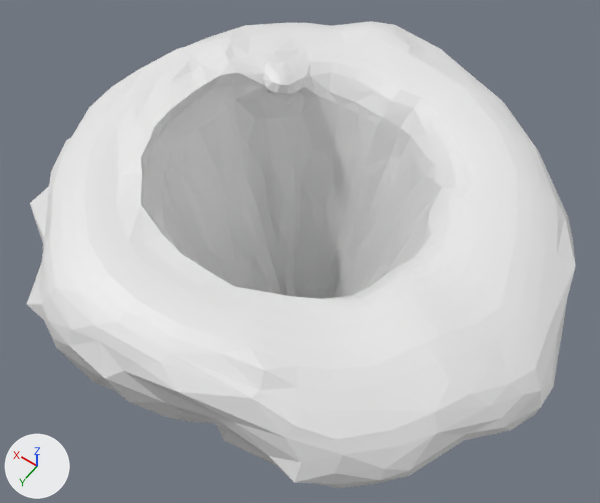
Renders of the FBX model Assets/Models/FBX/03/Spiral.fbx from each side of a commit.
The view is the same before and after, from a camera (50 mm lens) standing at (-48.2, 68.8, 151.6) and looking at (6.5, -7.8, 31.3). Lighting does not change. The marker at lower left points along +X, +Y and +Z. The first picture is the older version. Where no turn or scale is listed for an object, it has been applied to the vertices.

The scene before the commit, as lines of its bpy script (objects in view):
```python
me_cylinder_021 = bpy.data.meshes.new('Cylinder.021')
me_cylinder_021.from_pydata(...)  # 1385 vertices, 2770 faces; spans x -43.9..50.5, y -47.9..37.8, z 4.3..58.3
ob_spiral_dome = bpy.data.objects.new('Spiral Dome', me_cylinder_021)
ob_spiral_dome.location = (0.0, 0.0, 0.0)
```
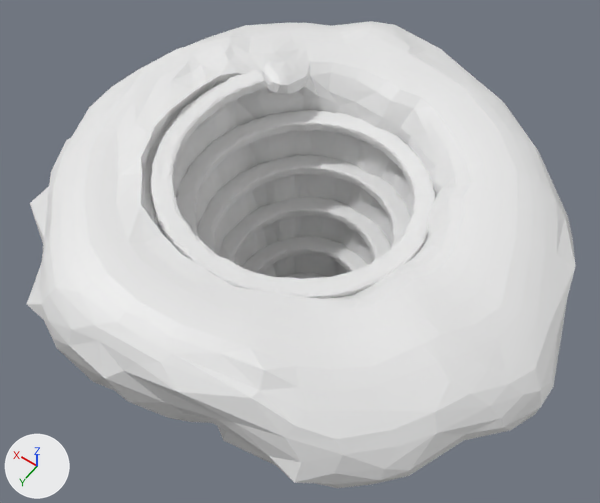
Edits to the scene script, one JSON object a line:
```json
{"op": "add", "block": "me_cube_031", "code": ["me_cube_031 = bpy.data.meshes.new('Cube.031')", "me_cube_031.from_pydata(...)  # 6380 vertices, 11565 faces; spans x -17.3..28.7, y -27.1..17.6, z -2.0..57.3"]}
{"op": "add", "block": "ob_spiral", "code": ["ob_spiral = bpy.data.objects.new('Spiral', me_cube_031)", "ob_spiral.location = (0.0, 0.0, 0.0)"]}
```

Where the change shows, as pixel boxes [x1, y1, x2, y2] in the pictures (600 x 503 px):
```json
{"object": "Spiral", "change": "added", "after": [151, 70, 435, 299]}
```
